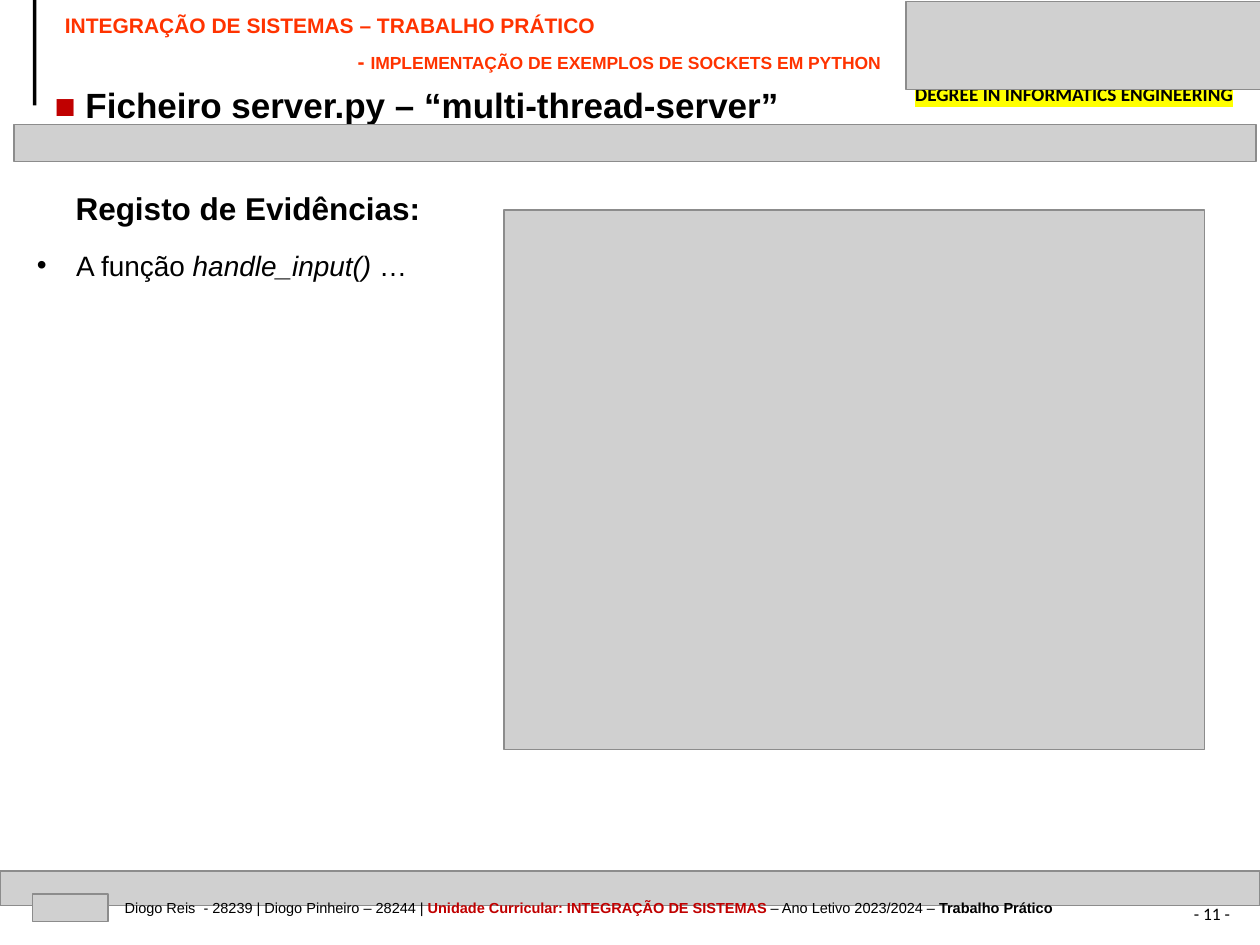
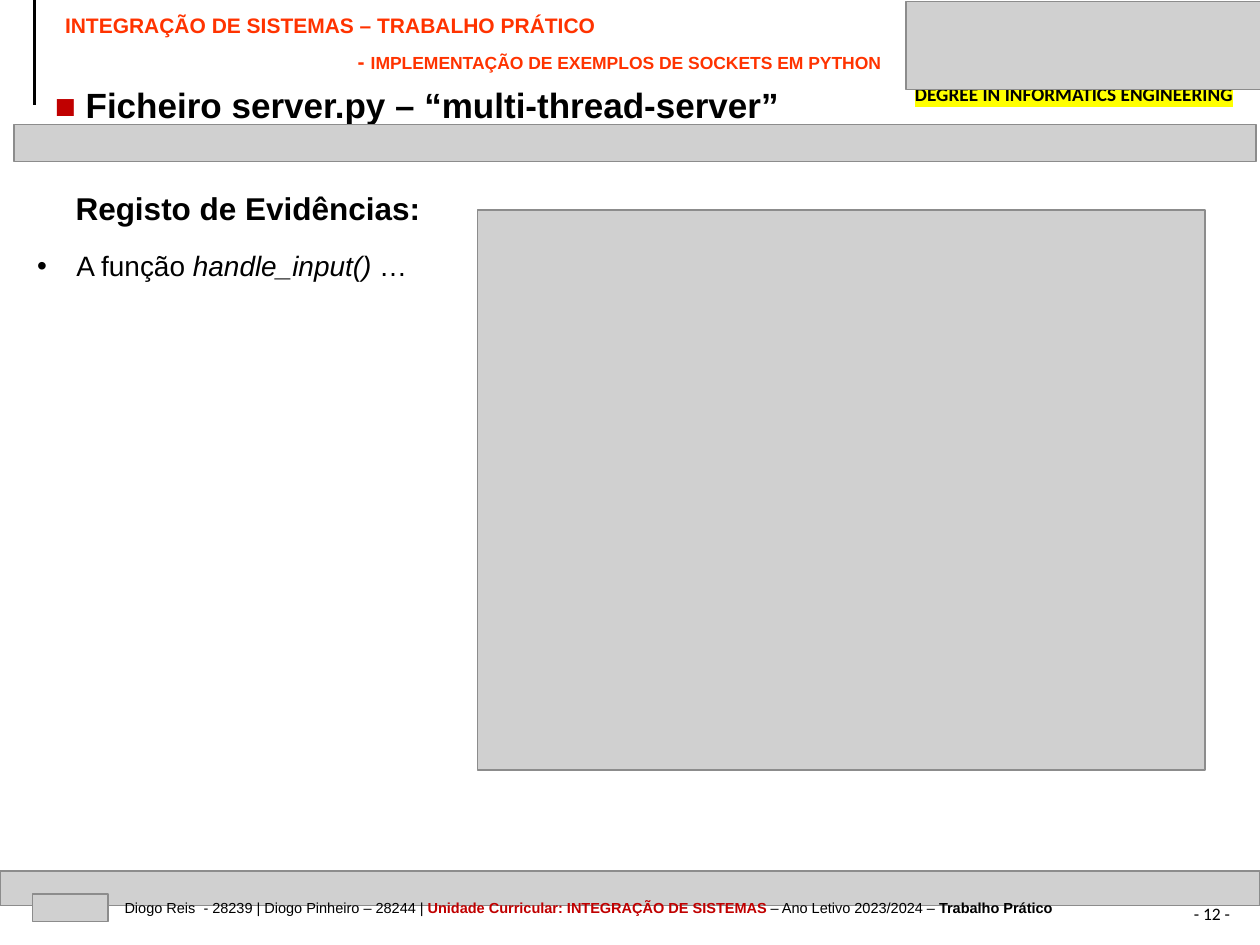
Before and after one commit to devdp11/socket_thread_conn-project, a slide deck: slide 12 of IPVC-EI-TP-SOCKETS-28244-28239.pptx (slide 11 before the commit). Drawn at 1260x945 pixels with LibreOffice and Linux fonts; fonts in the diff are those of the drawing; grey boxes stand for pictures. Boxes give left, top, right and bottom in pixels: in the first picture for what was removed or moved away, otherwise in the second. Text is boxed around its words. In the diff, an @@ line names an element or a change of style, - is before the commit and + after.

```diff
--- a/IPVC-EI-TP-SOCKETS-28244-28239.pptx
+++ b/IPVC-EI-TP-SOCKETS-28244-28239.pptx
@@ text "INTEGRAÇÃO DE SISTEMAS – TRABALHO ..." at (65, 16, 881, 73): less space between paragraphs; more space between paragraphs @@
@@ picture: place and size @@
-picture at (504, 210, 1205, 750)
+picture at (478, 210, 1206, 771)
@@ page number at (1203, 905, 1221, 920): text changed @@
-- 11 -
+- 12 -
```
Also in this commit, not shown: 16 other slides changed, 3 slides added, 2 other files.
